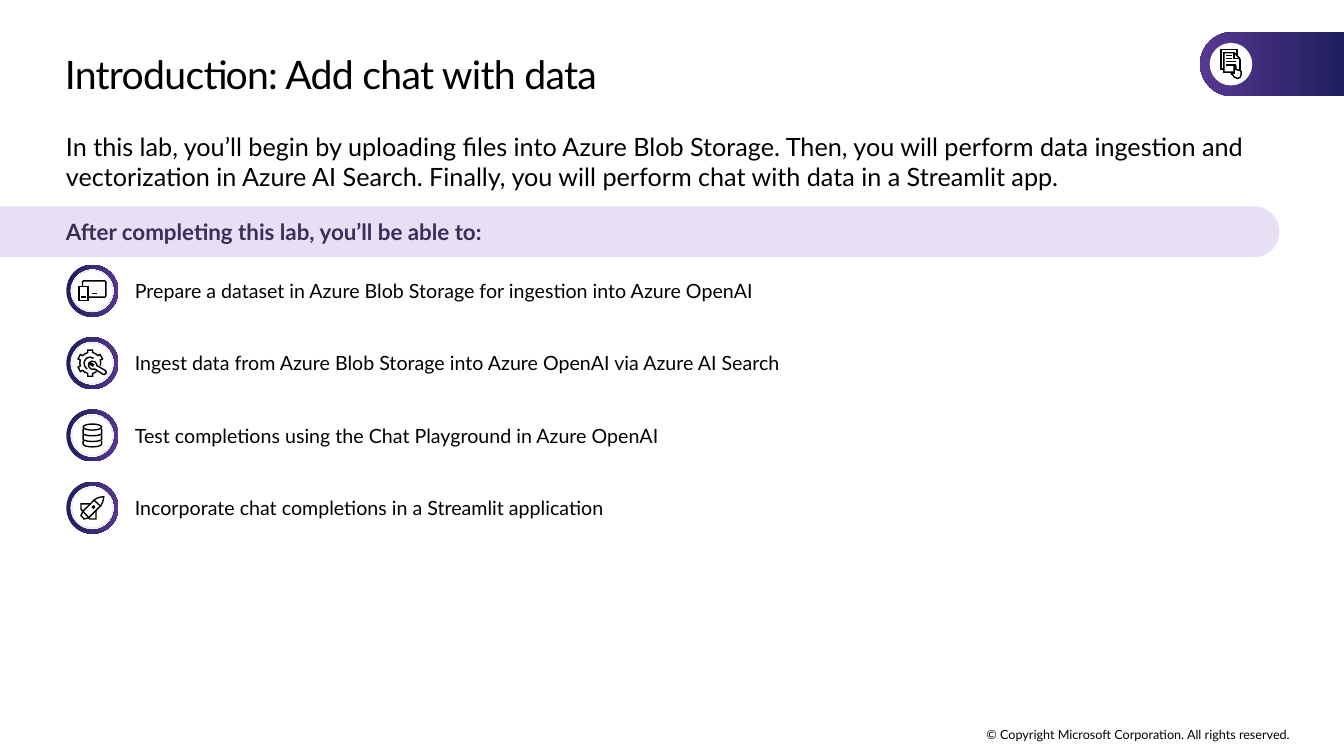
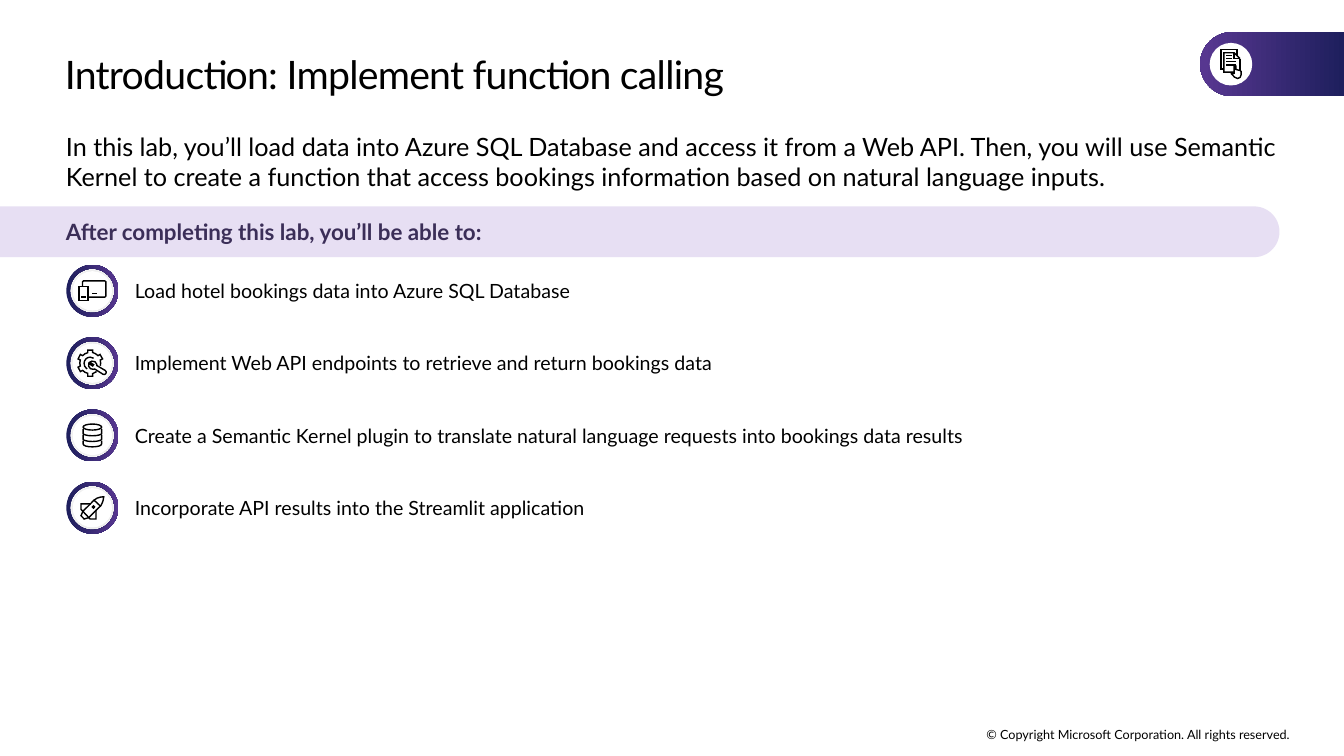
Before and after one commit to microsoft/TechExcel-Integrating-Azure-PaaS-and-AI-Services-for-AI-Design-Wins, a slide deck: slide 15 of slides/Lab Slides.pptx (slide 11 before the commit). Drawn at 1344x756 pixels with LibreOffice and Linux fonts; fonts in the diff are those of the drawing. Boxes give left, top, right and bottom in pixels: in the first picture for what was removed or moved away, otherwise in the second. Text is boxed around its words. In the diff, an @@ line names an element or a change of style, - is before the commit and + after.

Commit message:
Update slides

```diff
--- a/slides/Lab Slides.pptx
+++ b/slides/Lab Slides.pptx
@@ title at (x1=65, y1=60, x2=724, y2=96): text changed @@
-Introduction: Add chat with data
+Introduction: Implement function calling
@@ text at (x1=66, y1=137, x2=1276, y2=191): text changed @@
-In this lab, you’ll begin by uploading files into Azure Blob Storage. Then, you will perform data ingestion and vectorization in Azure AI Search. Finally, you will perform chat with data in a Streamlit app.
+In this lab, you’ll load data into Azure SQL Database and access it from a Web API. Then, you will use Semantic Kernel to create a function that access bookings information based on natural language inputs.
@@ text at (x1=135, y1=283, x2=570, y2=302): text changed @@
-  Prepare a dataset in Azure Blob Storage for ingestion into Azure OpenAI
+  Load hotel bookings data into Azure SQL Database
@@ text at (x1=135, y1=355, x2=711, y2=374): text changed @@
-  Ingest data from Azure Blob Storage into Azure OpenAI via Azure AI Search
+  Implement Web API endpoints to retrieve and return bookings data
@@ text at (x1=135, y1=428, x2=963, y2=447): text changed @@
-  Test completions using the Chat Playground in Azure OpenAI
+  Create a Semantic Kernel plugin to translate natural language requests into bookings data results
@@ text at (x1=135, y1=500, x2=584, y2=519): text changed @@
-  Incorporate chat completions in a Streamlit application
+  Incorporate API results into the Streamlit application
```
Also in this commit, not shown: 16 other slides changed, 10 slides added, 19 slides removed.
